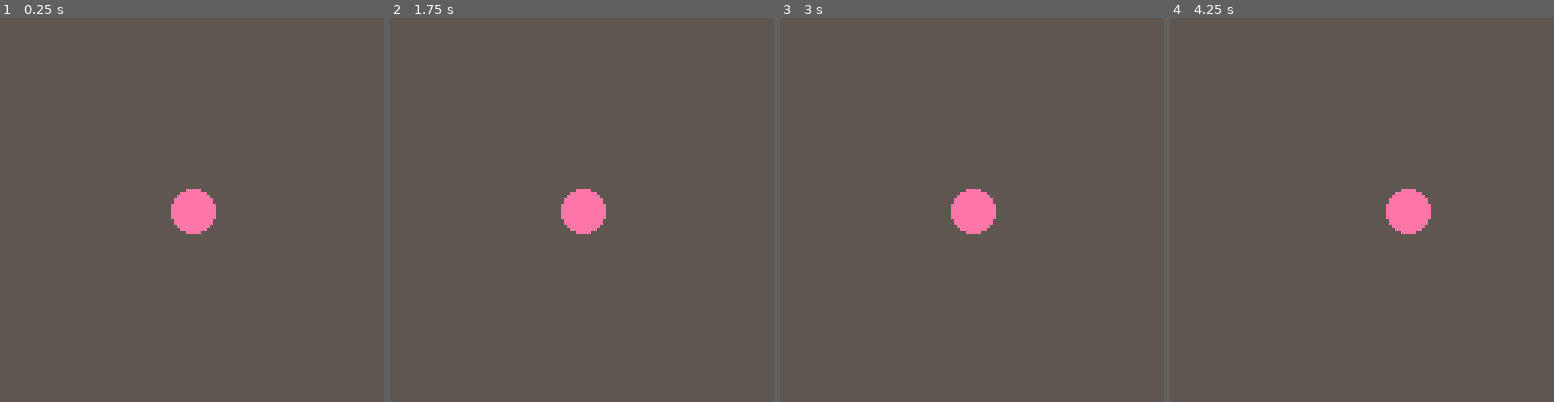
Above: before the commit, frames 1-4 (left to right).
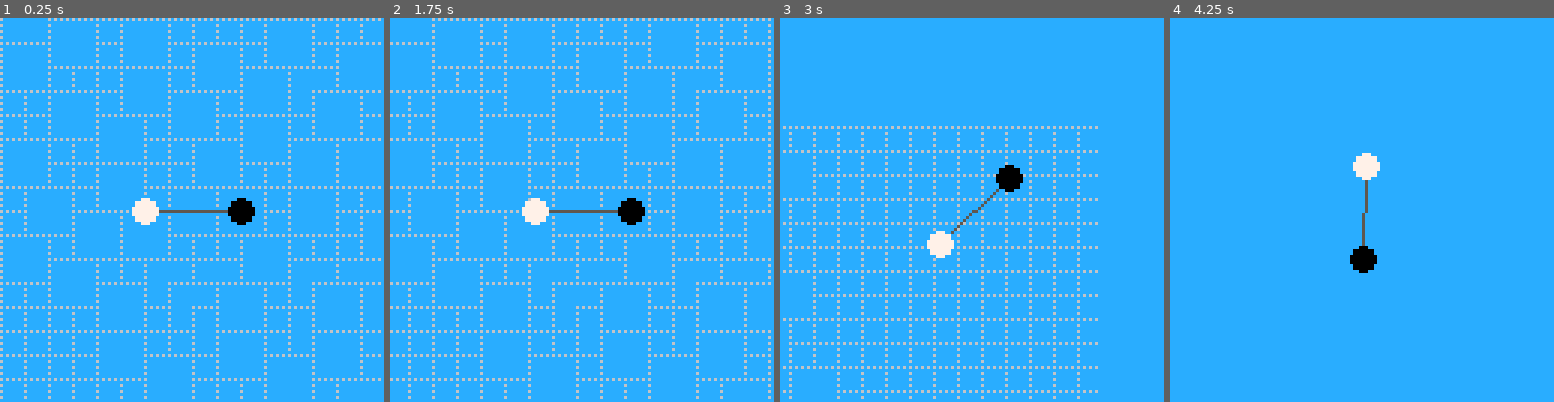
Above: after the commit, the same moments.

Repository: slembcke/ggj22
Game: PICO-8 cartridge ggj22.p8
The game is run twice, just before and just after one commit, with the same random seed, the same clock (stepped at 60 frames per second) and the same inputs.
Inputs:
- Up to frame 1 (0.25 s): no input
- Up to frame 2 (1.75 s): hold Right from 1.6 s (still down)
- Up to frame 3 (3 s): release Right at 2.1 s; hold Up 2.15-2.42 s; hold Right from 2.47 s (still down)
- Up to frame 4 (4.25 s): release Right at 3.03 s; hold Left 3.08-3.58 s; hold Down 3.63-3.97 s; hold Right from 4.02 s (still down)

The runs differ from the first frame. In frame 1, 100% of the frame differs, in the area x 0-100%, y 0-100%; in frame 2, 100%; in frame 3, 100%; in frame 4, 100%.

Commit message:
basic movement

Diff:
--- a/ggj22.p8
+++ b/ggj22.p8
@@ -1,14 +1,56 @@
 pico-8 cartridge // http://www.pico-8.com
 version 35
 __lua__
-x = 64
-function _update()
-	if(btn(0)) then x=x+1 end
+
+dot0 = {x0=32, y0=64, x1=32, y1=64, m_inv=1}
+dot1 = {x0=96, y0=64, x1=96, y1=64, m_inv=1}
+
+function relax()
+	local rest_len = 32
+	local dx = dot0.x1 - dot1.x1
+	local dy = dot0.y1 - dot1.y1
+	local len = sqrt(dx*dx + dy*dy)
+	if len > rest_len then
+		local diff = (len - rest_len)/(len*(dot0.m_inv + dot1.m_inv))
+		dot0.x1 -= dot0.m_inv*dx*diff
+		dot0.y1 -= dot0.m_inv*dy*diff
+		dot1.x1 += dot1.m_inv*dx*diff
+		dot1.y1 += dot1.m_inv*dy*diff
+	end
+end
+
+function integrate(dot)
+	local x, y = dot.x1, dot.y1
+	dot.x1 += dot.x1 - dot.x0
+	dot.y1 += dot.y1 - dot.y0
+	dot.x0, dot.y0 = x, y
+end
+
+function _update60()
+	local dot = dot0
+
+	inc = 0.1
+	if btn(0) then dot.x1 -= inc end
+	if btn(1) then dot.x1 += inc end
+	if btn(2) then dot.y1 -= inc end
+	if btn(3) then dot.y1 += inc end
+
+	integrate(dot0)
+	integrate(dot1)
+	relax()
 end
 
 function _draw()
-	cls(5)
-	circfill(x, 64, 7, 14)
+	cls(12)
+	camera(
+		(dot0.x1 + dot1.x1)/2 - 64,
+		(dot0.y1 + dot1.y1)/2 - 64
+	)
+
+	map(0, 0, 0, 0)
+	line(dot0.x1, dot0.y1, dot1.x1, dot1.y1, 5)
+	circfill(dot0.x1, dot0.y1, 4, 0)
+	circfill(dot1.x1, dot1.y1, 4, 7)
 end
 
 
@@ -18,3 +60,40 @@
 
 
 
+…(11 lines of a section not shown)…
+__map__
+1112010201010201010101010201010101010101010101010101010101010000000000000000000000000000000000000000000000000000000000000000000000000000000000000000000000000000000000000000000000000000000000000000000000000000000000000000000000000000000000000000000000000000
+0102111201111201010201111201010201020101010101010101010101010000000000000000000000000000000000000000000000000000000000000000000000000000000000000000000000000000000000000000000000000000000000000000000000000000000000000000000000000000000000000000000000000000
+1112010101010201111201020102111211120101010101010101010101010000000000000000000000000000000000000000000000000000000000000000000000000000000000000000000000000000000000000000000000000000000000000000000000000000000000000000000000000000000000000000000000000000
+0101010201111201020111121101020101010101010101010101010101010000000000000000000000000000000000000000000000000000000000000000000000000000000000000000000000000000000000000000000000000000000000000000000000000000000000000000000000000000000000000000000000000000
+0101111201020111120101020111120101010101010101010101010101010000000000000000000000000000000000000000000000000000000000000000000000000000000000000000000000000000000000000000000000000000000000000000000000000000000000000000000000000000000000000000000000000000
+0102010111120101010211120102010201010101010101010101010101010000000000000000000000000000000000000000000000000000000000000000000000000000000000000000000000000000000000000000000000000000000000000000000000000000000000000000000000000000000000000000000000000000
+1112010101020101111201011112111201020101010101010101010101010000000000000000000000000000000000000000000000000000000000000000000000000000000000000000000000000000000000000000000000000000000000000000000000000000000000000000000000000000000000000000000000000000
+0101020111120101020102010102010111120101010101010101010101010000000000000000000000000000000000000000000000000000000000000000000000000000000000000000000000000000000000000000000000000000000000000000000000000000000000000000000000000000000000000000000000000000
+0111120102010211121112011112010102010101010101010101010101010000000000000000000000000000000000000000000000000000000000000000000000000000000000000000000000000000000000000000000000000000000000000000000000000000000000000000000000000000000000000000000000000000
+0102011112111201010101020101011112010101010101010101010101010000000000000000000000000000000000000000000000000000000000000000000000000000000000000000000000000000000000000000000000000000000000000000000000000000000000000000000000000000000000000000000000000000
+1112010201010102010211120102010201010201010101010101010101010000000000000000000000000000000000000000000000000000000000000000000000000000000000000000000000000000000000000000000000000000000000000000000000000000000000000000000000000000000000000000000000000000
+0101111201021101020102011101020102111201010101010101010101010000000000000000000000000000000000000000000000000000000000000000000000000000000000000000000000000000000000000000000000000000000000000000000000000000000000000000000000000000000000000000000000000000
+0101010111120111011112010111121112010101010101010101010101010000000000000000000000000000000000000000000000000000000000000000000000000000000000000000000000000000000000000000000000000000000000000000000000000000000000000000000000000000000000000000000000000000
+0101010101020101110102011101020101010102010101010101010101010000000000000000000000000000000000000000000000000000000000000000000000000000000000000000000000000000000000000000000000000000000000000000000000000000000000000000000000000000000000000000000000000000
+0101010111120102011112010211120101011112010101010101010101010000000000000000000000000000000000000000000000000000000000000000000000000000000000000000000000000000000000000000000000000000000000000000000000000000000000000000000000000000000000000000000000000000
+0101010101011112010101111201010201110102010101010101010101010000000000000000000000000000000000000000000000000000000000000000000000000000000000000000000000000000000000000000000000000000000000000000000000000000000000000000000000000000000000000000000000000000
+0101010101010101010101010101110102011112010201010101010101010000000000000000000000000000000000000000000000000000000000000000000000000000000000000000000000000000000000000000000000000000000000000000000000000000000000000000000000000000000000000000000000000000
+0101010101010101010101010101011112010101111201010101010101010000000000000000000000000000000000000000000000000000000000000000000000000000000000000000000000000000000000000000000000000000000000000000000000000000000000000000000000000000000000000000000000000000
+0101010101010101010101010102010101010101010101010101010101010000000000000000000000000000000000000000000000000000000000000000000000000000000000000000000000000000000000000000000000000000000000000000000000000000000000000000000000000000000000000000000000000000
+0101010101010101010101011112010101010101010101010101010101010000000000000000000000000000000000000000000000000000000000000000000000000000000000000000000000000000000000000000000000000000000000000000000000000000000000000000000000000000000000000000000000000000
+0101010101010101010101010101010101010101010101010101010101010000000000000000000000000000000000000000000000000000000000000000000000000000000000000000000000000000000000000000000000000000000000000000000000000000000000000000000000000000000000000000000000000000
+0101010101010101010101010101010101010101010101010101010101010000000000000000000000000000000000000000000000000000000000000000000000000000000000000000000000000000000000000000000000000000000000000000000000000000000000000000000000000000000000000000000000000000
+0101010101010101010101010101010101010101010101010101010101010000000000000000000000000000000000000000000000000000000000000000000000000000000000000000000000000000000000000000000000000000000000000000000000000000000000000000000000000000000000000000000000000000
+0101010101010101010101010101010101010101010101010101010101010000000000000000000000000000000000000000000000000000000000000000000000000000000000000000000000000000000000000000000000000000000000000000000000000000000000000000000000000000000000000000000000000000
+0101010101010101010101010101010101010101010101010101010101010000000000000000000000000000000000000000000000000000000000000000000000000000000000000000000000000000000000000000000000000000000000000000000000000000000000000000000000000000000000000000000000000000
Not shown, changed: 17 lines of the sprite sheet (__gfx__) section of ggj22.p8
